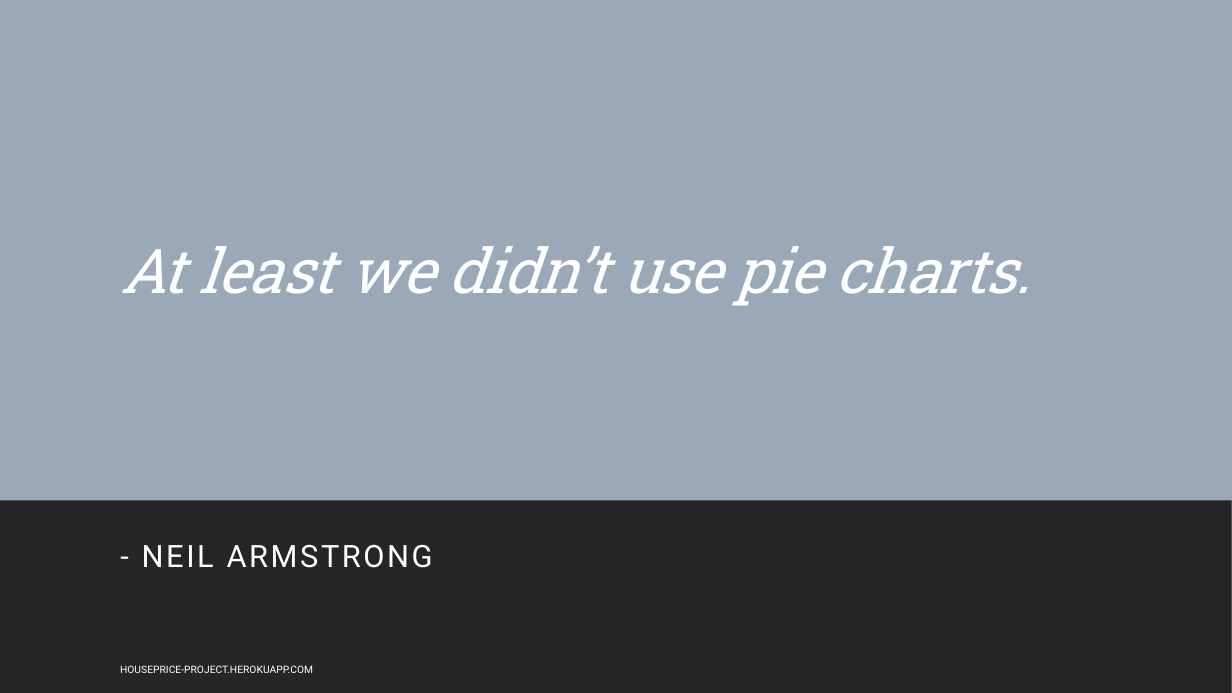
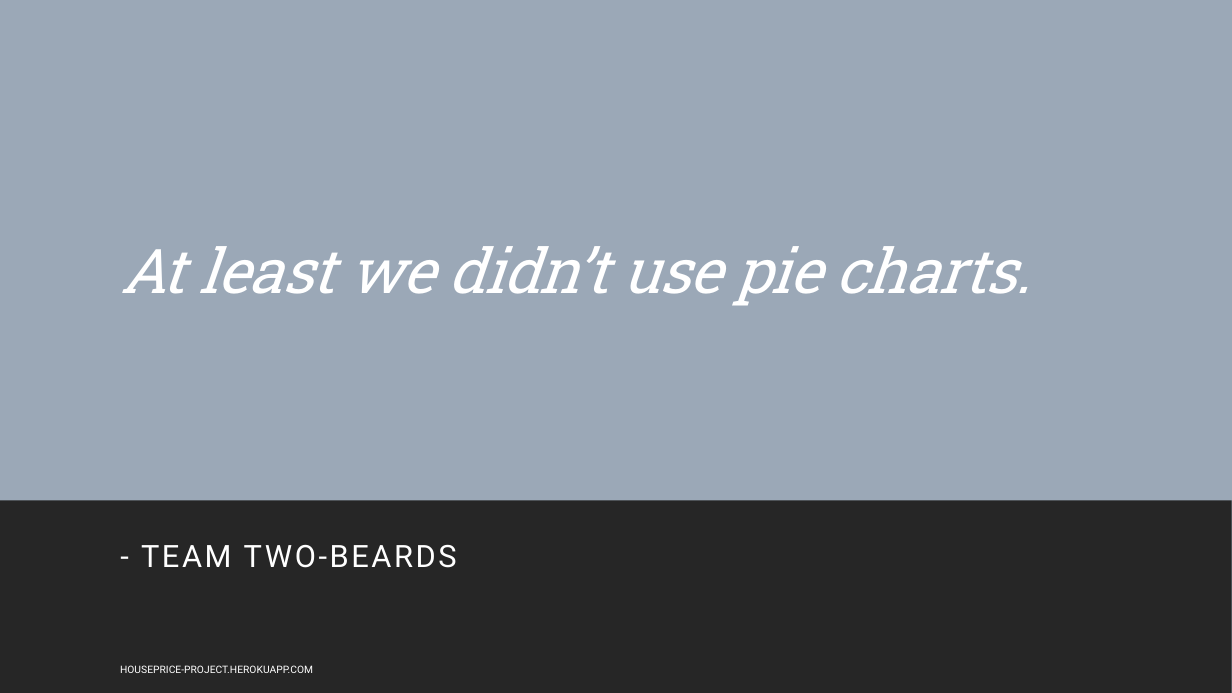
Before and after one commit to thierzon/final-project, a slide deck: slide 18 of Presentation.pptx (slide 10 before the commit). Drawn at 1232x693 pixels with LibreOffice and Linux fonts; fonts in the diff are those of the drawing. Boxes give left, top, right and bottom in pixels: in the first picture for what was removed or moved away, otherwise in the second. Text is boxed around its words. In the diff, an @@ line names an element or a change of style, - is before the commit and + after.

```diff
--- a/Presentation.pptx
+++ b/Presentation.pptx
@@ subtitle at box(141, 545, 457, 568): text changed @@
-- NEIL ARMSTRONG
+- TEAM TWO-BEARDS
```
Also in this commit, not shown: 8 slides added.
